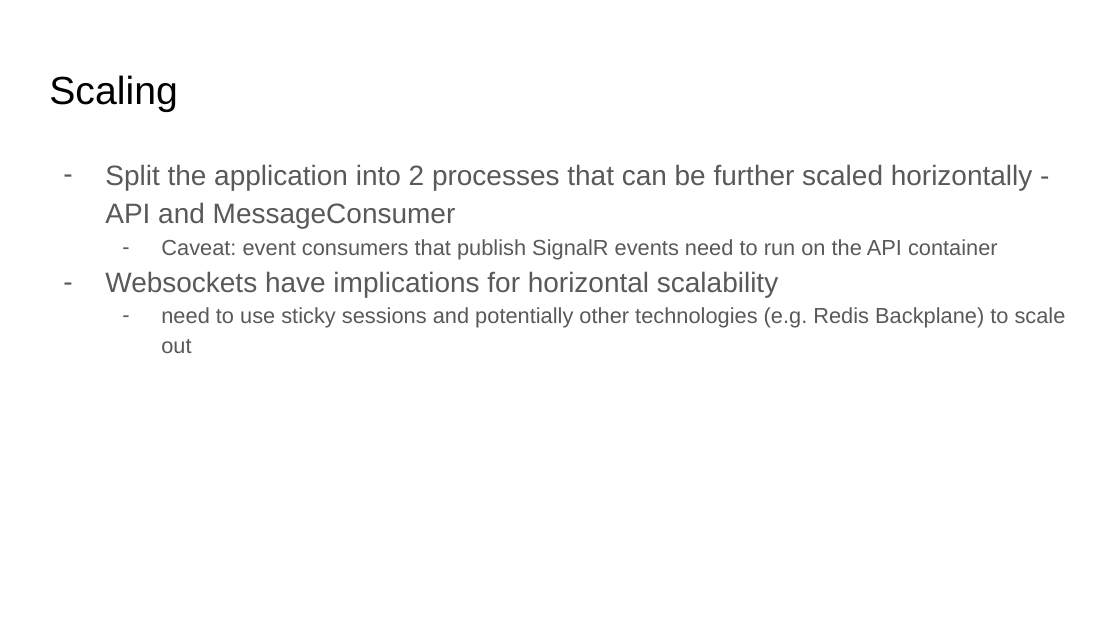
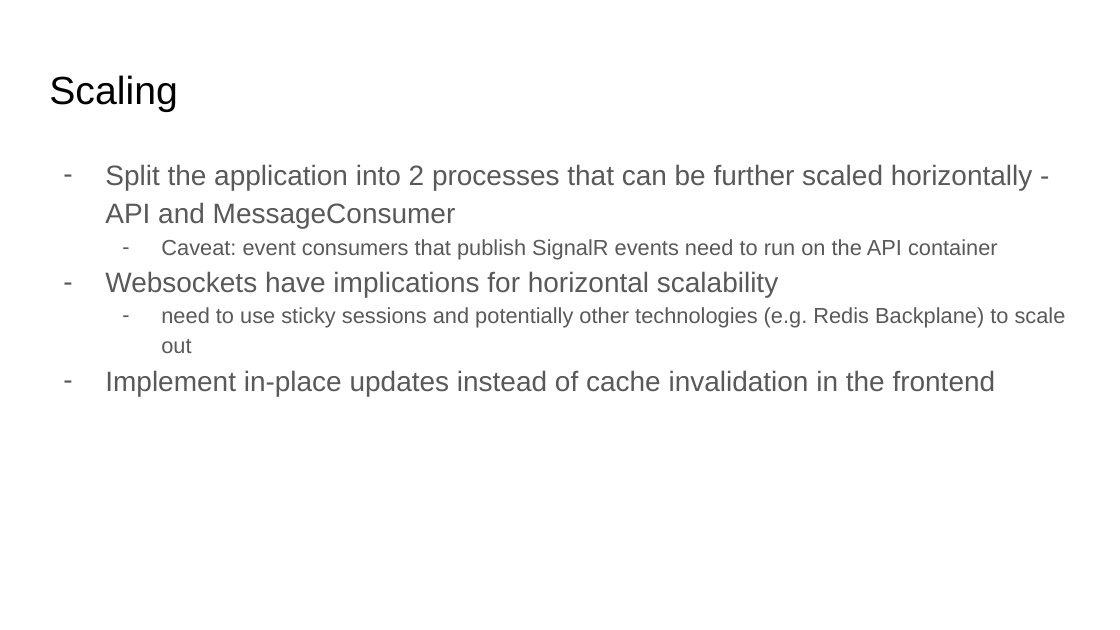
Before and after one commit to lusin-throwaway/RedYellowGreen, a slide deck: slide 12 of slides.pptx. Drawn at 1120x630 pixels with LibreOffice and Linux fonts; fonts in the diff are those of the drawing. Boxes give left, top, right and bottom in pixels: in the first picture for what was removed or moved away, otherwise in the second. Text is boxed around its words. In the diff, an @@ line names an element or a change of style, - is before the commit and + after.

Commit message:
update slides

```diff
--- a/slides.pptx
+++ b/slides.pptx
@@ text at [105,370,996,396]: paragraph added @@
+– Implement in-place updates instead of cache invalidation in the frontend
```
Also in this commit, not shown: 1 other slide changed.
